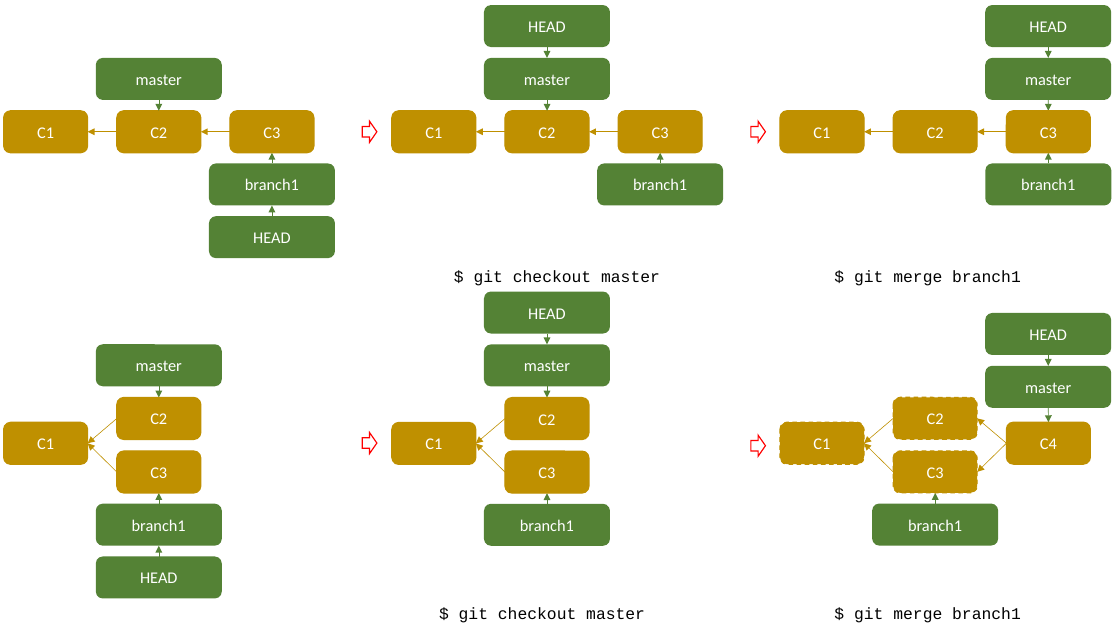
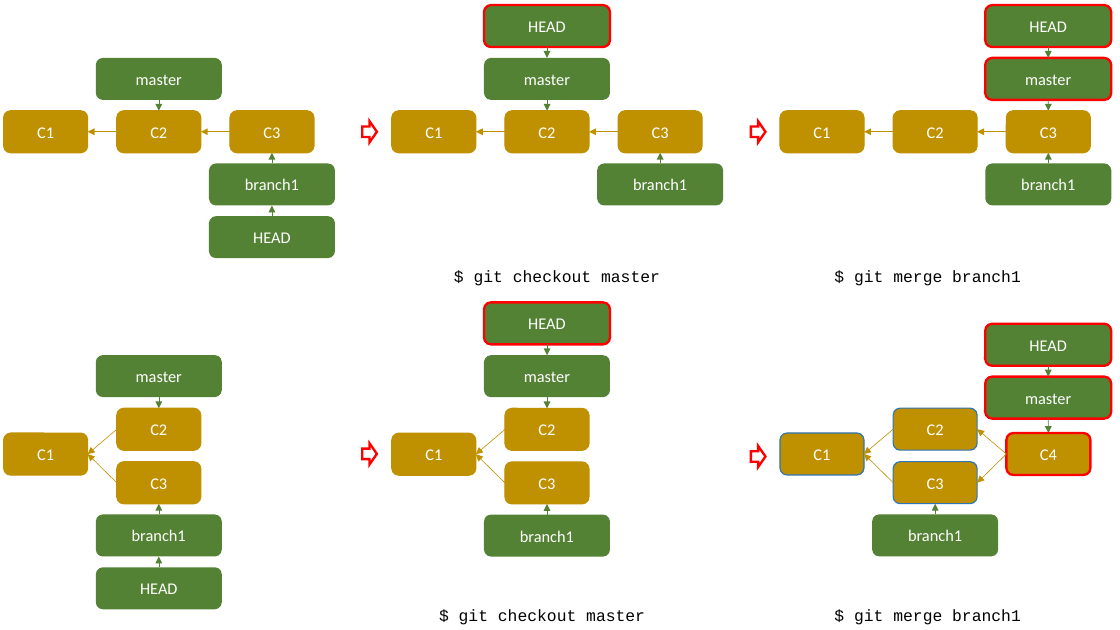
Before and after one commit to K1-ZR/practice-git, a slide deck: slide 4 of images/images.pptx (slide 3 before the commit). Drawn at 1120x630 pixels with LibreOffice and Linux fonts; fonts in the diff are those of the drawing. Boxes give left, top, right and bottom in pixels: in the first picture for what was removed or moved away, otherwise in the second. Text is boxed around its words. In the diff, an @@ line names an element or a change of style, - is before the commit and + after.

```diff
--- a/images/images.pptx
+++ b/images/images.pptx
@@ outline none to #FF0000 2 pt in 6 elements at bbox=[484, 5, 610, 47], bbox=[986, 58, 1112, 100], bbox=[986, 5, 1112, 47], bbox=[986, 376, 1112, 418], bbox=[986, 323, 1112, 365], bbox=[484, 302, 610, 344] @@
@@ outline #BF9000 1 pt dashed to #2E75B6 1 pt in 3 elements at bbox=[781, 434, 865, 476], bbox=[893, 462, 977, 504], bbox=[893, 408, 977, 450] @@
@@ 19 rounded rectangles, 17 arrows, 2 right arrows: place and size @@
-19 rounded rectangles, 17 arrows, 2 right arrows at bbox=[3, 292, 1112, 599]
+19 rounded rectangles, 17 arrows, 2 right arrows at bbox=[3, 302, 1112, 609]
@@ outline #FF0000 1 pt to #FF0000 2 pt in 4 elements at bbox=[362, 121, 376, 142], bbox=[751, 121, 765, 142], bbox=[362, 444, 376, 465], bbox=[751, 446, 765, 467] @@
@@ rounded rectangle "C4" at bbox=[1007, 434, 1091, 476]: outline #BF9000 1 pt to #FF0000 2 pt @@
```
Also in this commit, not shown: 4 other slides changed, 1 slide added, 8 other files.
